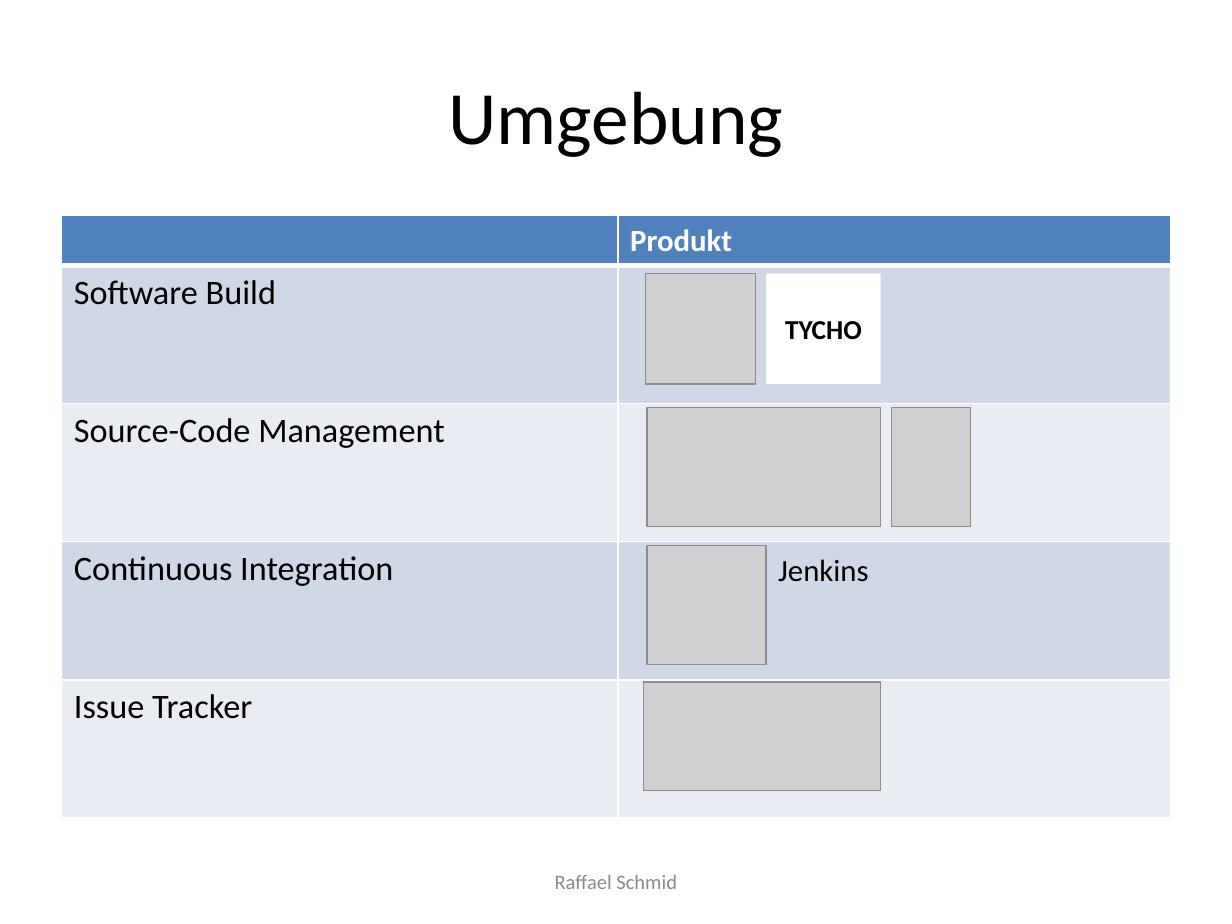
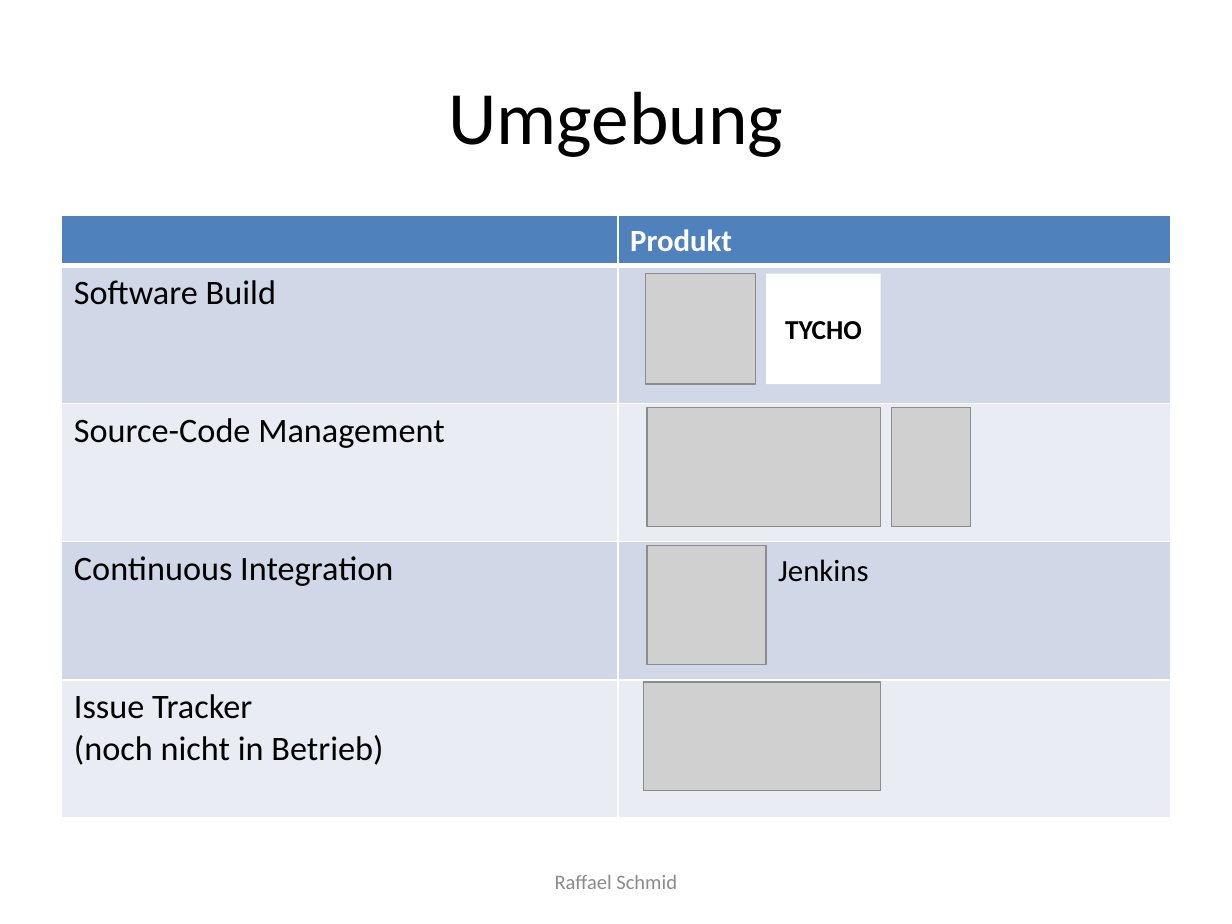
Before and after one commit to raffaelschmid/bachelorthesis, a slide deck: slide 7 of Dokumentation/Praesentation Design Review/rschmid_bachelorthesis_designreview_prasentation.pptx. Drawn at 1232x924 pixels with LibreOffice and Linux fonts; fonts in the diff are those of the drawing; grey boxes stand for pictures. Boxes give left, top, right and bottom in pixels: in the first picture for what was removed or moved away, otherwise in the second. Text is boxed around its words. In the diff, an @@ line names an element or a change of style, - is before the commit and + after.

```diff
--- a/Dokumentation/Praesentation Design Review/rschmid_bachelorthesis_designreview_prasentation.pptx
+++ b/Dokumentation/Praesentation Design Review/rschmid_bachelorthesis_designreview_prasentation.pptx
@@ table at [62,216,1170,808] @@
-row 5, column 1: Issue Tracker
+row 5, column 1: Issue Tracker / (noch nicht in Betrieb)
```
Also in this commit, not shown: 1 other slide changed, 11 other files.
